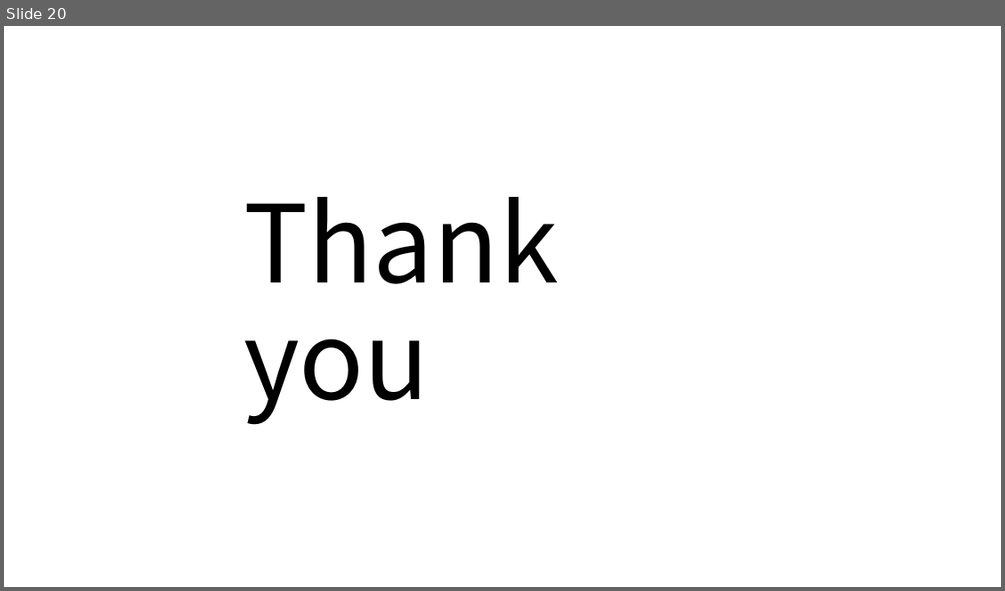
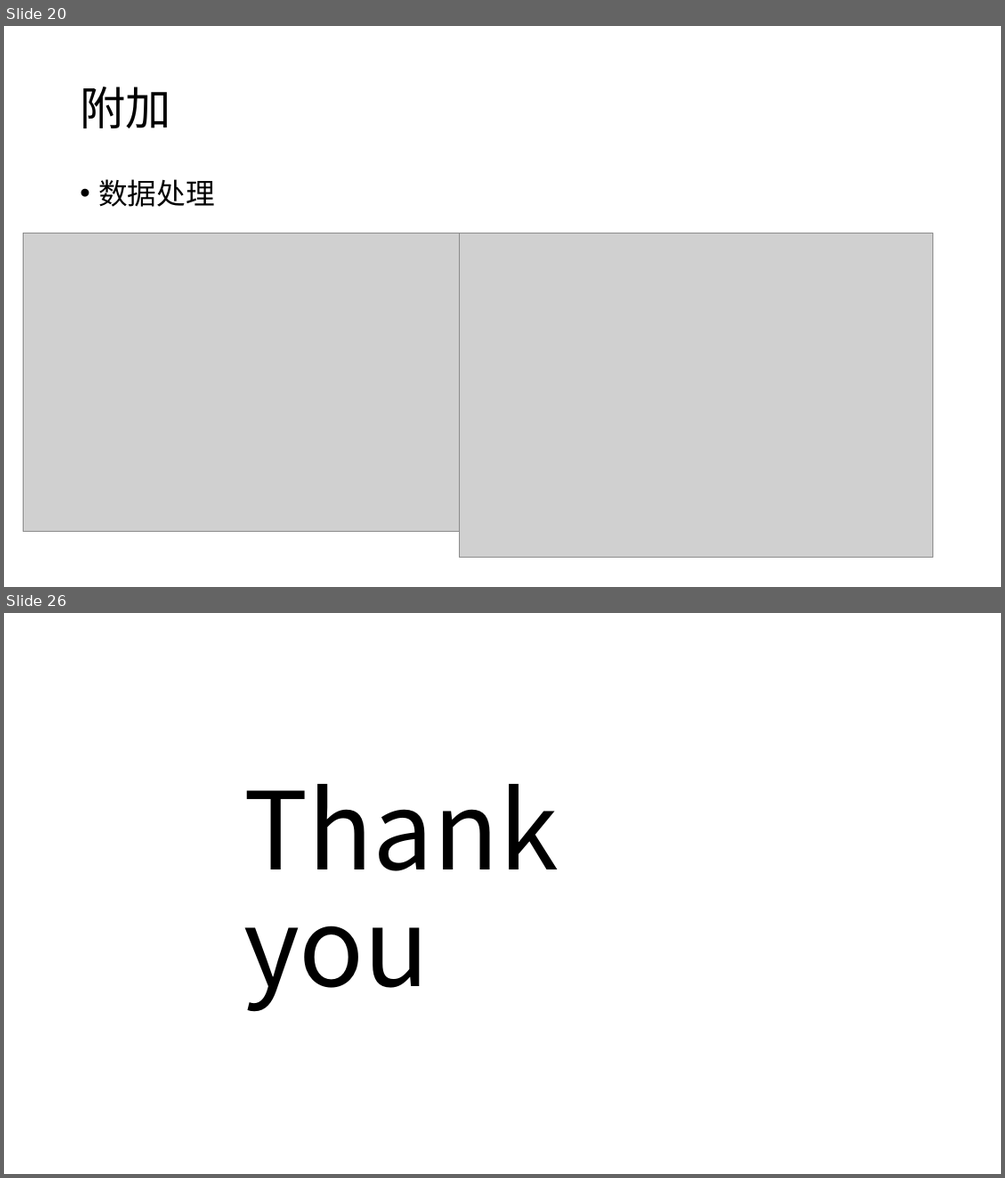
Before and after one commit to tureful/tureful.github.io, a slide deck: summary.pptx. Shown one above the other, each under a label of ours: slide 20 before the commit, slides 20 and 26 after it; the slides between them are not shown. The pictures are 1005x591 and 1005x1178 pixels, drawn with LibreOffice and Linux fonts; fonts in the diff are those of the drawing; grey boxes stand for pictures. Boxes give left, top, right and bottom in pixels: in the first picture for what was removed or moved away, otherwise in the second. Text is boxed around its words. In the diff, an @@ line names an element or a change of style, - is before the commit and + after.

```diff
--- a/summary.pptx
+++ b/summary.pptx
@@ slide 20 added at (x1=4, y1=26, x2=1001, y2=587), background #FFFFFF @@
@@ title added at (x1=80, y1=87, x2=171, y2=128), 44 pt, text #000000 @@
+附加
@@ text added at (x1=98, y1=179, x2=215, y2=207), 28 pt, text #000000 @@
+• 数据处理
@@ picture added at (x1=24, y1=233, x2=460, y2=532) @@
@@ picture added at (x1=459, y1=233, x2=932, y2=557) @@
@@ what was slide 20 is now slide 26 @@
```
Also in this commit, not shown: 3 slides changed, 6 other slides added, 1 slide removed, 1 other file.
